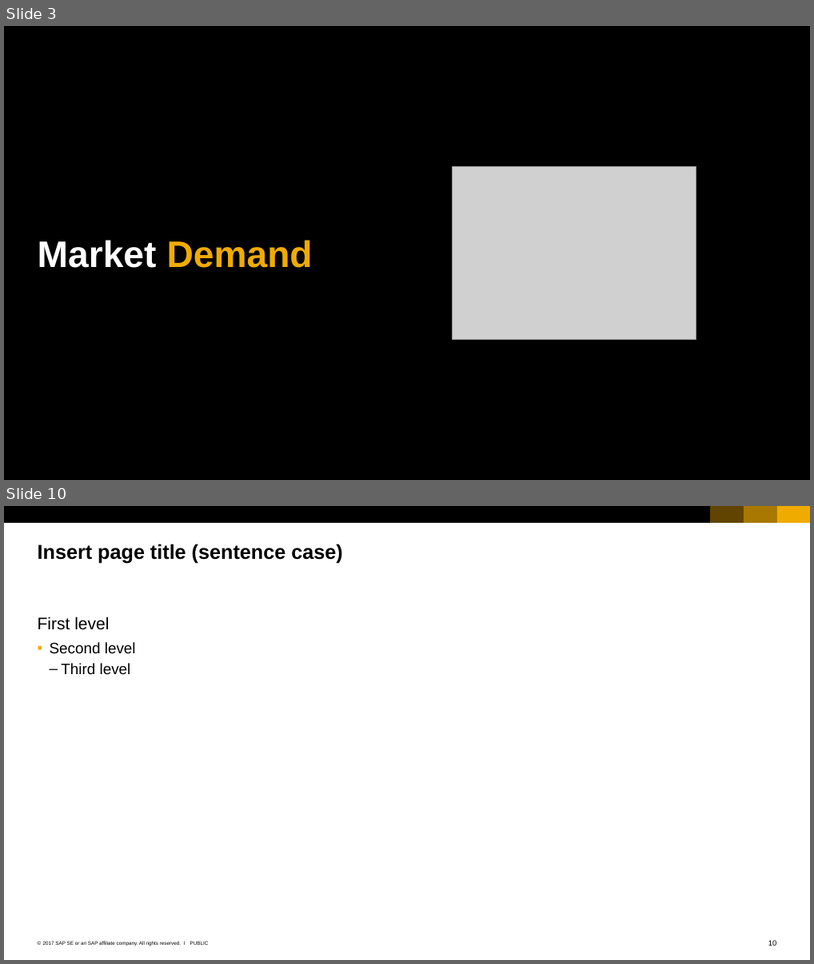
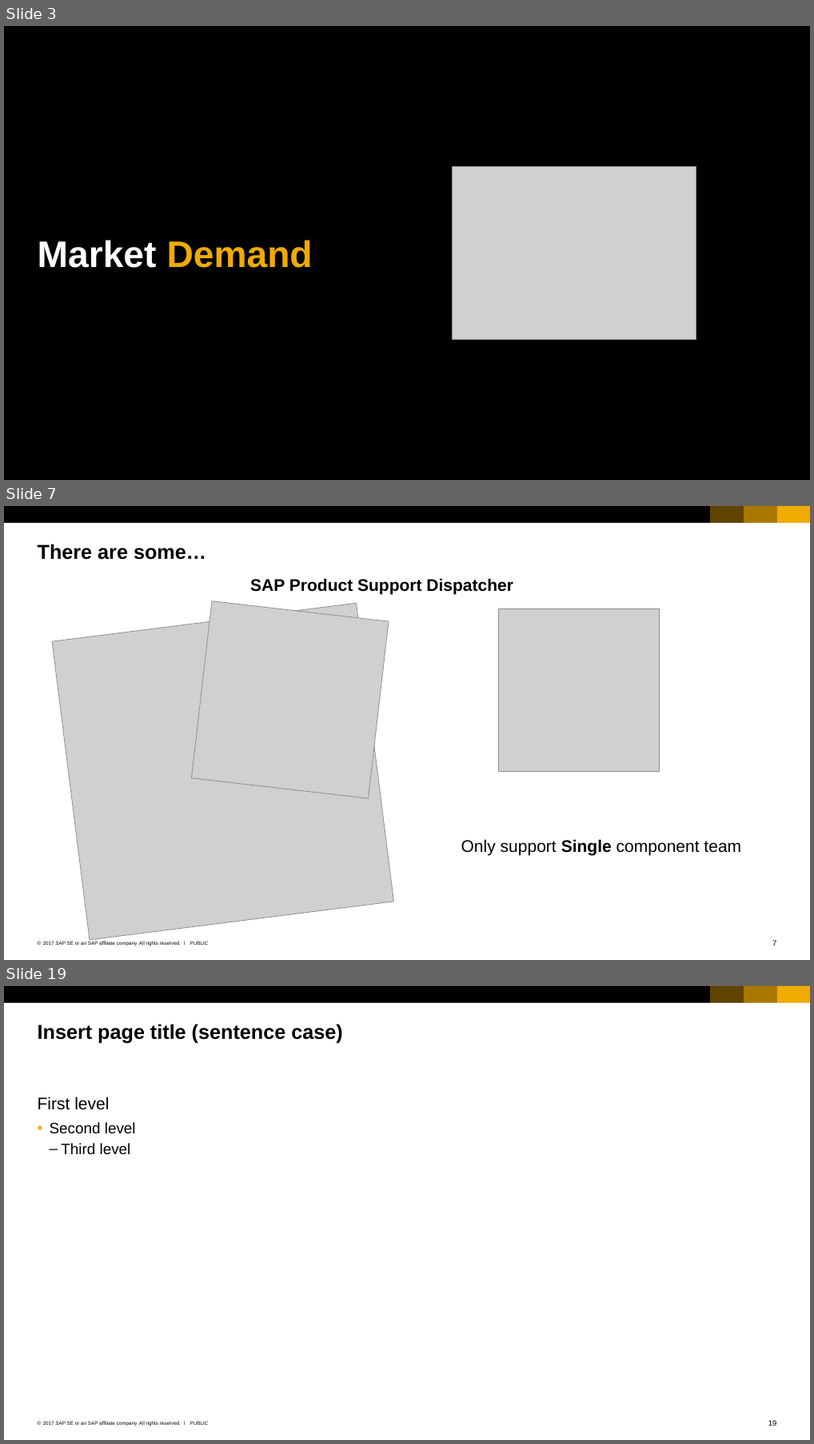
Before and after one commit to qianyilun/workload-calculator, a slide deck: SAP_2017_16x9_black_and_white.pptx. Shown one above the other, each under a label of ours: slides 3 and 10 before the commit, slides 3, 7 and 19 after it; the slides between them are not shown. The pictures are 814x964 and 814x1444 pixels, drawn with LibreOffice and Linux fonts; fonts in the diff are those of the drawing; grey boxes stand for pictures. Boxes give left, top, right and bottom in pixels: in the first picture for what was removed or moved away, otherwise in the second. Text is boxed around its words. In the diff, an @@ line names an element or a change of style, - is before the commit and + after.

```diff
--- a/SAP_2017_16x9_black_and_white.pptx
+++ b/SAP_2017_16x9_black_and_white.pptx
@@ slide 7 added at <box>4,506,810,960</box>, background #FFFFFF; not listed: 7 template elements that a slide beside it also shows @@
@@ title added at <box>38,544,206,560</box>, 24 pt, text #000000, bold @@
+There are some…
@@ picture added at <box>191,601,389,798</box> @@
@@ text added at <box>250,578,514,595</box>, 20 pt, text #000000, bold @@
+SAP Product Support Dispatcher
@@ picture added at <box>52,603,394,940</box> @@
@@ picture added at <box>498,608,659,772</box> @@
@@ text added at <box>462,839,742,856</box>, 20 pt, text #000000 @@
+Only support Single component team
@@ what was slide 10 is now slide 19 @@
```
Also in this commit, not shown: 14 other slides added, 6 slides removed.
